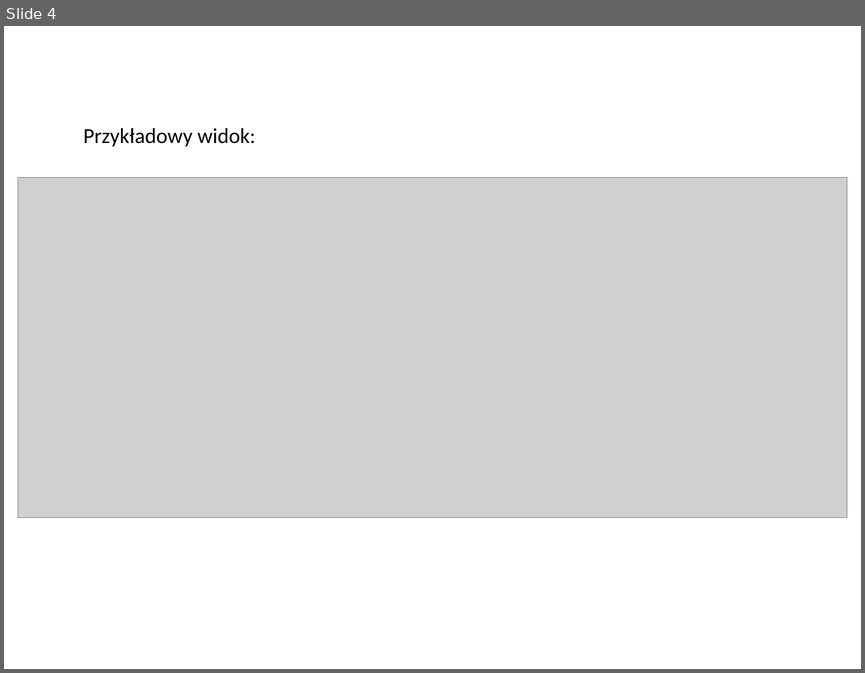
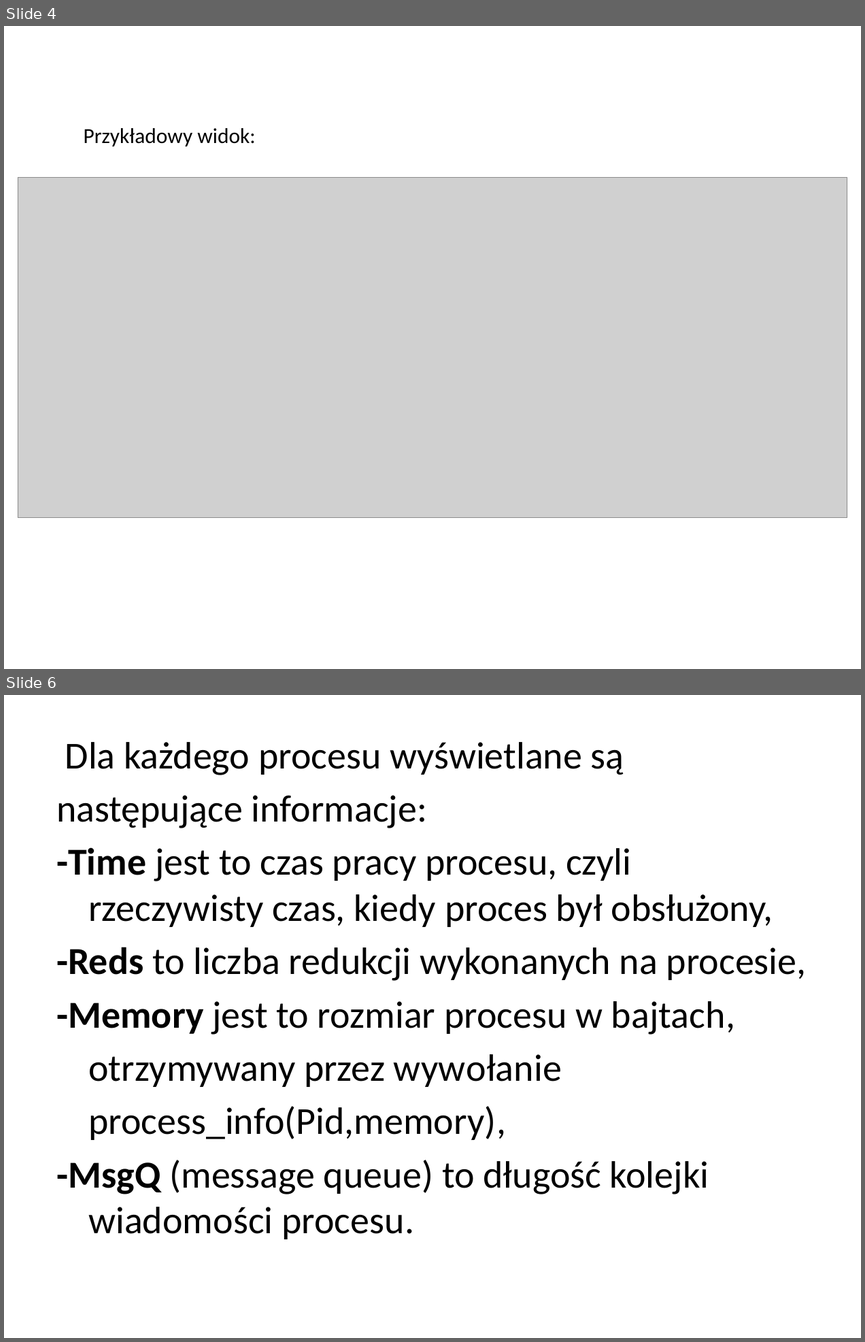
Before and after one commit to jakmak24/etopProjekt, a slide deck: Prezentacja.pptx. Shown one above the other, each under a label of ours: slide 4 before the commit, slides 4 and 6 after it; the slides between them are not shown. The pictures are 865x673 and 865x1342 pixels, drawn with LibreOffice and Linux fonts; fonts in the diff are those of the drawing; grey boxes stand for pictures. Boxes give left, top, right and bottom in pixels: in the first picture for what was removed or moved away, otherwise in the second. Text is boxed around its words. In the diff, an @@ line names an element or a change of style, - is before the commit and + after.

```diff
--- a/Prezentacja.pptx
+++ b/Prezentacja.pptx
@@ slide 6 added at [4,695,861,1338], background #FFFFFF @@
@@ text added at [56,742,806,1239], 32 pt, text #000000 @@
+Dla każdego procesu wyświetlane są
+następujące informacje:
+-Time jest to czas pracy procesu, czyli rzeczywisty czas, kiedy proces był obsłużony,
+-Reds to liczba redukcji wykonanych na procesie,
+-Memory jest to rozmiar procesu w bajtach,
+otrzymywany przez wywołanie
+process_info(Pid,memory),
+-MsgQ (message queue) to długość kolejki wiadomości procesu.
```
Also in this commit, not shown: 1 other slide added, 2 slides removed, 2 other files.
